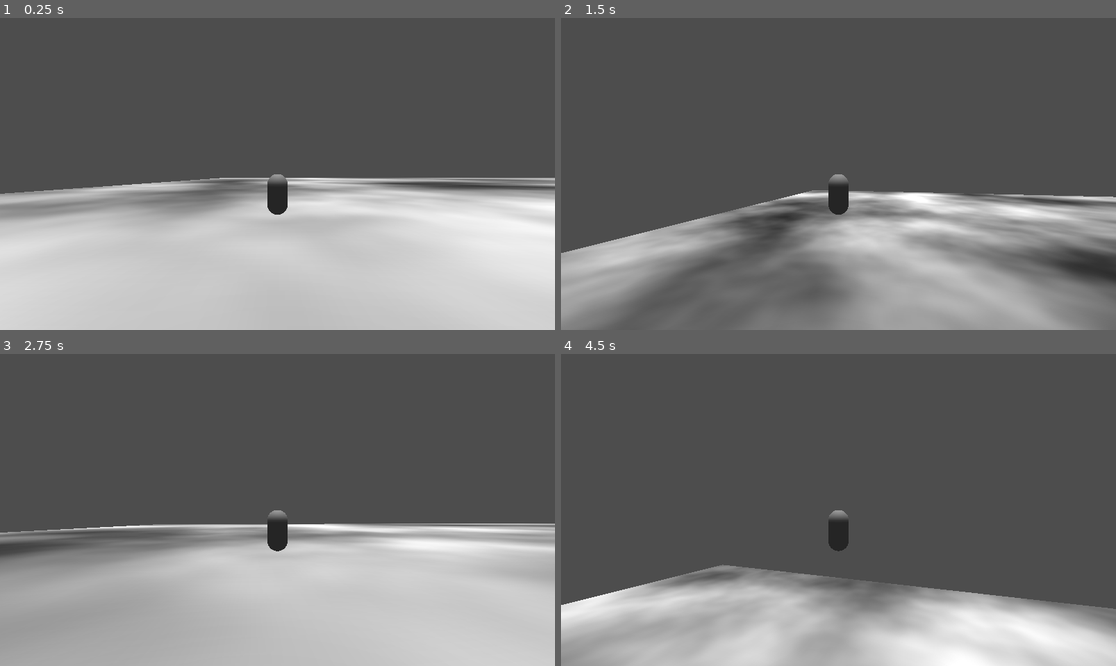
Above: before the commit, frames 1-4 (two rows, left to right).
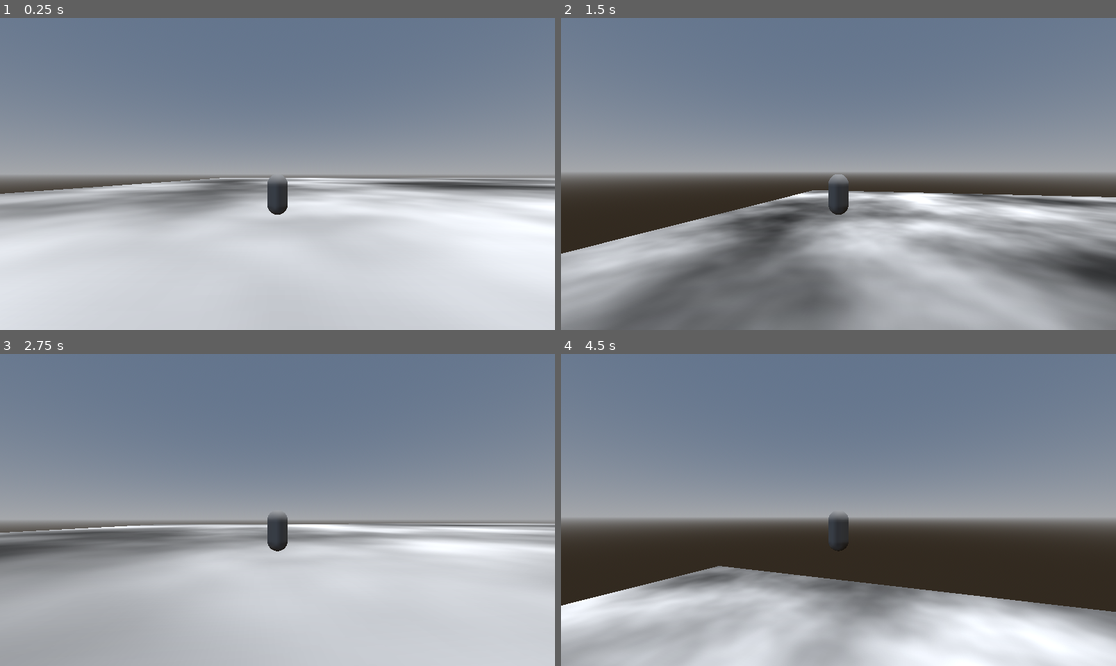
Above: after the commit, the same moments.

Repository: liamhendricks/contrafortuna
Game: Godot game, scene res://main.tscn
Two runs of this game, one before a commit and one after it. Both use one fixed random seed, a clock stepped at 60 frames per second and the inputs below.
Inputs (mouse positions are in pixels of both pictures, inside the frame that each line leads up to):
- Up to frame 1 (0.25 s): no input
- Up to frame 2 (1.5 s): tap Enter at 0.5 s; move the mouse to (866, 174) at 0.52 s; hold F (burst) 0.53-1.28 s; hold W (forward) from 0.53 s (still down); tap Space (jump) at 0.77, 0.8, 1.07, 1.35 s; move the mouse to (810, 174) at 1.27 s
- Up to frame 3 (2.75 s): keep holding W (forward); tap Space (jump) at 1.52, 1.82, 2.3 s; tap F (burst) at 1.55 s; move the mouse to (288, 503) at 2.02 s; hold F (burst) from 2.03 s (still down)
- Up to frame 4 (4.5 s): keep holding W (forward); move the mouse to (832, 516) at 2.77 s; release F (burst) at 2.78 s; tap F (burst) at 2.85, 4.35 s; tap Space (jump) at 3.02, 3.32 s; move the mouse to (877, 513) at 3.52 s; hold Space (jump) 3.53-4.28 s; move the mouse to (794, 506) at 4.27 s

The runs differ from the first frame. In frame 1, 52% of the frame differs, in the area x 0-100%, y 0-62%; in frame 2, 60%; in frame 3, 56%; in frame 4, 73%, in the area x 0-100%, y 0-100%.

Commit message:
bursting wip

Diff:
--- /dev/null
+++ b/autoload/game_manager.gd
@@ -0,0 +1 @@
+extends Node
--- a/components/movement_component.gd
+++ b/components/movement_component.gd
@@ -22,7 +22,7 @@
 
 func burst(dir : Vector3, power : float) -> void:
 	var burst_power : float = sqrt(2.0 * power * power)
-	velocity += dir * burst_power
+	velocity = dir * burst_power
 
 func _physics_process(delta : float) -> void:
 	if frozen:
--- a/components/state_machine/states/burst_state.gd
+++ b/components/state_machine/states/burst_state.gd
@@ -6,18 +6,16 @@
 @export var burst_power : float = 5.0
 
 var min_burst_timer : float = 0.0
-var burst_timer : float = 0.0
 
 func enter(data : Dictionary = {}) -> void:
 	super(data)
 	character.movement_component.burst(-character.model_provider_component.basis.z, burst_power)
 	min_burst_timer = min_burst_time
-	burst_timer = burst_time
+	character.character_data.start_burst_timer()
 	character.character_data.active_burst += 1
 
 func process(delta : float) -> void:
 	min_burst_timer -= delta
-	burst_timer -= delta
 
 func physics_process(_delta : float) -> void:
 	var ib : InputBucket = state_controller.get_input_bucket()
@@ -30,7 +28,7 @@
 		return
 
 	if !character.is_on_floor():
-		if burst_timer < 0.0:
+		if character.character_data.burst_timer.is_stopped():
 			machine.transition("fall")
 			return
 	else:
--- a/components/state_machine/states/idle_state.gd
+++ b/components/state_machine/states/idle_state.gd
@@ -9,8 +9,8 @@
 	super(data)
 
 	#reset
+	character.character_data.active_jump = 0
 	character.character_data.active_burst = 0
-	character.character_data.active_jump = 0
 	character.character_data.active_slide = true
 
 func physics_process(_delta : float) -> void:
--- a/data/CharacterData.gd
+++ /dev/null
@@ -1,18 +0,0 @@
-extends Resource
-class_name CharacterData
-
-@export var total_jumps : int = 2
-@export var total_bursts : int = 1
-
-var active_jump : int = 0
-var active_burst : int = 0
-var active_slide : bool = false
-
-func can_jump() -> bool:
-	return active_jump < total_jumps
-
-func can_burst() -> bool:
-	return active_burst < total_bursts
-
-func can_slide() -> bool:
-	return active_slide
--- /dev/null
+++ b/data/character_data.gd
@@ -0,0 +1,31 @@
+extends Resource
+class_name CharacterData
+
+@export var total_jumps : int = 2
+@export var total_bursts : int = 1
+@export var burst_time : float = 0.5
+@export var cname : String
+
+var active_jump : int = 0
+var active_burst : int = 0
+var active_slide : bool = false
+var burst_timer : Timer
+
+func init(character : Character) -> void:
+	burst_timer = Timer.new()
+	burst_timer.wait_time = burst_time
+	burst_timer.autostart = false
+	burst_timer.one_shot = true
+	character.add_child(burst_timer)
+
+func can_jump() -> bool:
+	return active_jump < total_jumps
+
+func can_burst() -> bool:
+	return burst_timer.is_stopped() && active_burst < total_bursts
+
+func start_burst_timer() -> void:
+	burst_timer.start()
+
+func can_slide() -> bool:
+	return active_slide
--- a/data/resources/air_movement_down.tres
+++ b/data/resources/air_movement_down.tres
@@ -1,6 +1,6 @@
 [gd_resource type="Resource" script_class="MovementData" format=3 uid="uid://blke50f5gwnrv"]
 
-[ext_resource type="Script" uid="uid://c7npvh8kjjpnv" path="res://data/MovementData.gd" id="1_yq0x1"]
+[ext_resource type="Script" uid="uid://c7npvh8kjjpnv" path="res://data/movement_data.gd" id="1_yq0x1"]
 
 [resource]
 script = ExtResource("1_yq0x1")
--- a/data/resources/air_movement_up.tres
+++ b/data/resources/air_movement_up.tres
@@ -1,6 +1,6 @@
 [gd_resource type="Resource" script_class="MovementData" format=3 uid="uid://bhjmumetjo5bw"]
 
-[ext_resource type="Script" uid="uid://c7npvh8kjjpnv" path="res://data/MovementData.gd" id="1_tjfat"]
+[ext_resource type="Script" uid="uid://c7npvh8kjjpnv" path="res://data/movement_data.gd" id="1_tjfat"]
 
 [resource]
 script = ExtResource("1_tjfat")
--- a/data/resources/ground_movement.tres
+++ b/data/resources/ground_movement.tres
@@ -1,6 +1,6 @@
 [gd_resource type="Resource" script_class="MovementData" format=3 uid="uid://ojl3fs0dov27"]
 
-[ext_resource type="Script" uid="uid://c7npvh8kjjpnv" path="res://data/MovementData.gd" id="1_ujpah"]
+[ext_resource type="Script" uid="uid://c7npvh8kjjpnv" path="res://data/movement_data.gd" id="1_ujpah"]
 
 [resource]
 script = ExtResource("1_ujpah")
--- a/data/resources/player_character_data.tres
+++ b/data/resources/player_character_data.tres
@@ -1,6 +1,6 @@
 [gd_resource type="Resource" script_class="CharacterData" format=3 uid="uid://ysqhuup3awrk"]
 
-[ext_resource type="Script" uid="uid://2rj5pw1gbobx" path="res://data/CharacterData.gd" id="1_o1ohe"]
+[ext_resource type="Script" uid="uid://2rj5pw1gbobx" path="res://data/character_data.gd" id="1_o1ohe"]
 
 [resource]
 resource_local_to_scene = true
--- /dev/null
+++ b/data/resources/soar_movement.tres
@@ -0,0 +1,10 @@
+[gd_resource type="Resource" script_class="MovementData" format=3 uid="uid://cb2j4dmowbuv8"]
+
+[ext_resource type="Script" uid="uid://c7npvh8kjjpnv" path="res://data/movement_data.gd" id="1_tuo8w"]
+
+[resource]
+script = ExtResource("1_tuo8w")
+acceleration = 0.0
+gravity = 2.0
+drag = 0.0
+metadata/_custom_type_script = "uid://c7npvh8kjjpnv"
--- a/data/resources/wall_movement.tres
+++ b/data/resources/wall_movement.tres
@@ -1,6 +1,6 @@
 [gd_resource type="Resource" script_class="MovementData" format=3 uid="uid://cc7eyeaxad37d"]
 
-[ext_resource type="Script" uid="uid://c7npvh8kjjpnv" path="res://data/MovementData.gd" id="1_ophb8"]
+[ext_resource type="Script" uid="uid://c7npvh8kjjpnv" path="res://data/movement_data.gd" id="1_ophb8"]
 
 [resource]
 script = ExtResource("1_ophb8")
--- a/entities/character.gd
+++ b/entities/character.gd
@@ -6,3 +6,6 @@
 @onready var raycast_component : RaycastComponent = $RaycastComponent
 
 @export var character_data : CharacterData
+
+func _ready() -> void:
+	character_data.init(self)
--- a/entities/player/player.tscn
+++ b/entities/player/player.tscn
@@ -17,6 +17,7 @@
 [ext_resource type="Script" uid="uid://bdq1sflcpykqb" path="res://components/input_component.gd" id="8_26q78"]
 [ext_resource type="Script" uid="uid://ccgqava2putw1" path="res://components/state_machine/states/burst_state.gd" id="10_gx6sm"]
 [ext_resource type="Script" uid="uid://bevkumw4p1b83" path="res://components/state_machine/player_state_controller.gd" id="11_7thud"]
+[ext_resource type="Resource" uid="uid://cb2j4dmowbuv8" path="res://data/resources/soar_movement.tres" id="12_221hk"]
 [ext_resource type="Script" uid="uid://bw11aquo18mpa" path="res://components/state_machine/states/wall_slide_state.gd" id="13_b2kln"]
 [ext_resource type="Resource" uid="uid://cc7eyeaxad37d" path="res://data/resources/wall_movement.tres" id="13_we0b7"]
 [ext_resource type="Script" uid="uid://b8wtdwajxu0mm" path="res://components/state_machine/states/wall_kick_state.gd" id="15_eyb6c"]
@@ -50,8 +51,8 @@
 
 [sub_resource type="Resource" id="Resource_yqrof"]
 script = ExtResource("10_gx6sm")
-burst_power = 20.0
-movement_data = ExtResource("6_yqrof")
+burst_power = 24.0
+movement_data = ExtResource("12_221hk")
 state_name = "burst"
 metadata/_custom_type_script = "uid://ccgqava2putw1"
 
--- a/main.tscn
+++ b/main.tscn
@@ -2,9 +2,9 @@
 
 [ext_resource type="Script" uid="uid://rjvipj8w6ci2" path="res://main.gd" id="1_ig7tw"]
 [ext_resource type="PackedScene" uid="uid://1nodcj3l2ej2" path="res://entities/player/player.tscn" id="2_0xm2m"]
-[ext_resource type="Script" uid="uid://2rj5pw1gbobx" path="res://data/CharacterData.gd" id="3_h2yge"]
+[ext_resource type="Script" uid="uid://2rj5pw1gbobx" path="res://data/character_data.gd" id="3_h2yge"]
 
-[sub_resource type="Resource" id="Resource_1bvp3"]
+[sub_resource type="Resource" id="Resource_h2yge"]
 resource_local_to_scene = true
 script = ExtResource("3_h2yge")
 metadata/_custom_type_script = "uid://2rj5pw1gbobx"
@@ -27,14 +27,21 @@
 [sub_resource type="ConcavePolygonShape3D" id="ConcavePolygonShape3D_7mycd"]
 data = PackedVector3Array(-2.5, 5, -2.5, -2.5, -5, -2.5, 2.5, -5, -2.5, -2.5, 5, 2.5, -2.5, -5, 2.5, -2.5, -5, -2.5, -2 …(428 unchanged characters)…
 
+[sub_resource type="ProceduralSkyMaterial" id="ProceduralSkyMaterial_1bvp3"]
+
+[sub_resource type="Sky" id="Sky_lquwl"]
+sky_material = SubResource("ProceduralSkyMaterial_1bvp3")
+
 [sub_resource type="Environment" id="Environment_0xm2m"]
+background_mode = 2
+sky = SubResource("Sky_lquwl")
 
 [node name="main" type="Node3D" unique_id=1966031586]
 script = ExtResource("1_ig7tw")
 
 [node name="Player" parent="." unique_id=567340969 instance=ExtResource("2_0xm2m")]
 transform = Transform3D(1, 0, 0, 0, 1, 0, 0, 0, 1, -72, 1, 0)
-character_data = SubResource("Resource_1bvp3")
+character_data = SubResource("Resource_h2yge")
 
 [node name="StaticBody3D" type="StaticBody3D" parent="." unique_id=1458391651]
 
Not shown, added: autoload/game_manager.gd.uid
Renamed: data/CharacterData.gd.uid -> data/character_data.gd.uid
Renamed: data/MovementData.gd -> data/movement_data.gd
Renamed: data/MovementData.gd.uid -> data/movement_data.gd.uid
